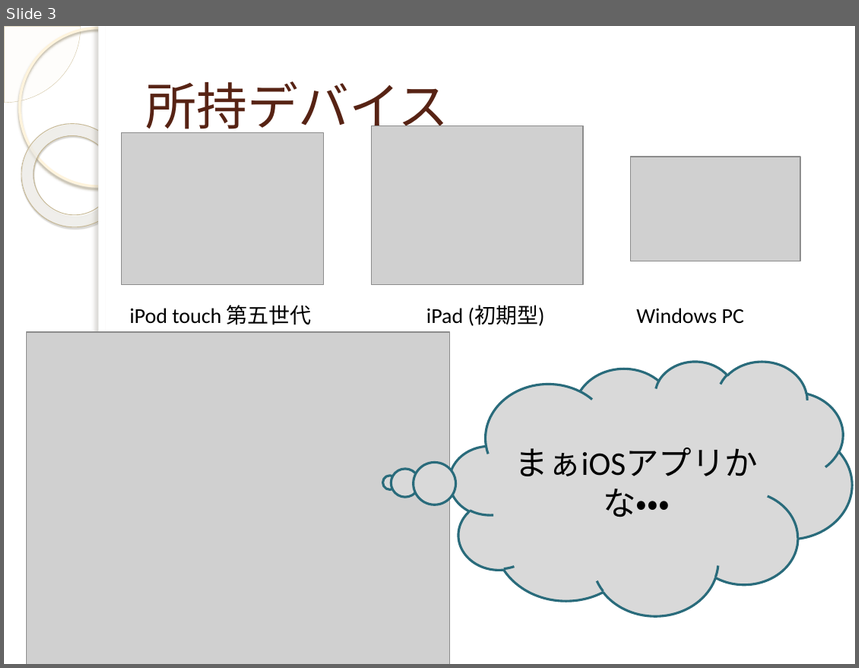
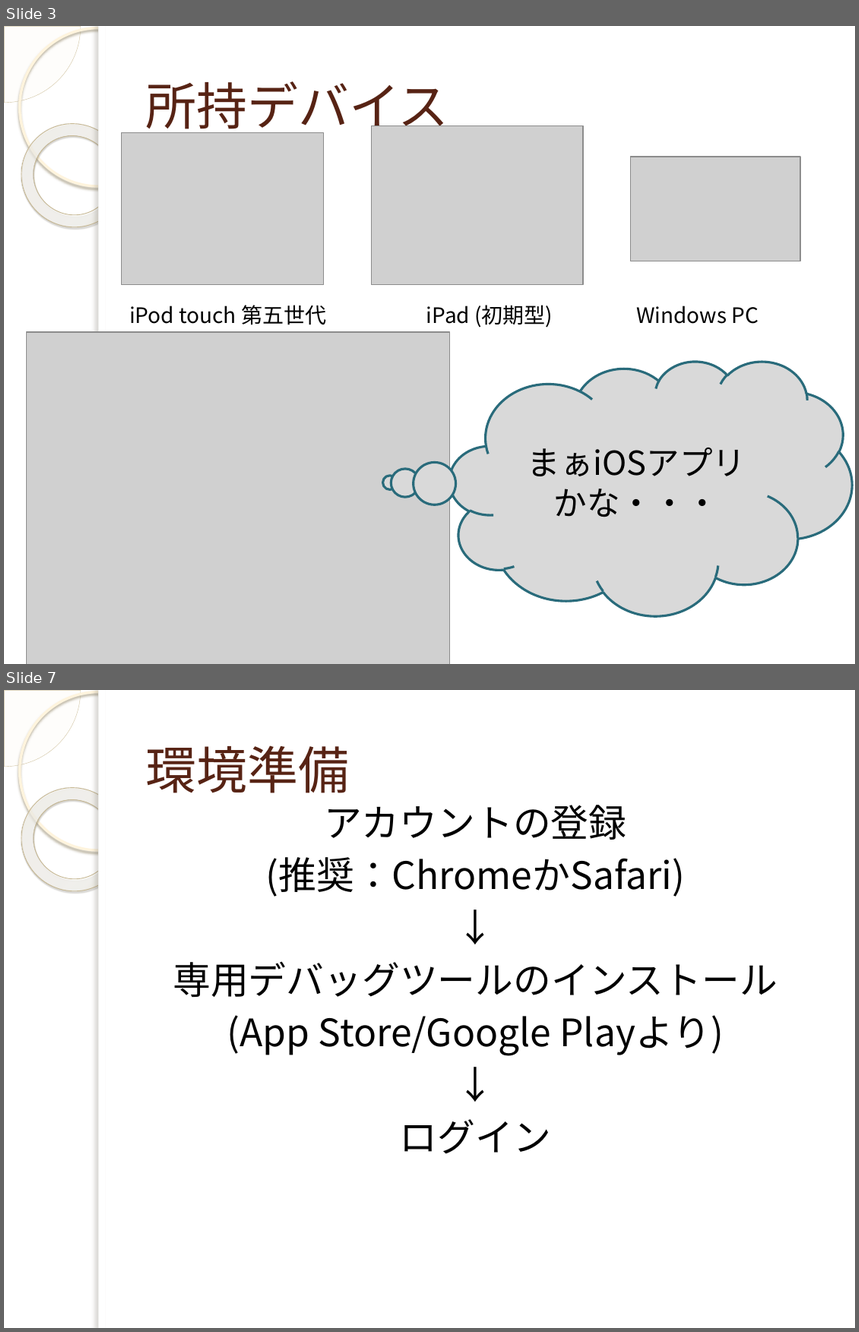
Before and after one commit to yuridonus/FEstudy, a slide deck: monaca.pptx. Shown one above the other, each under a label of ours: slide 3 before the commit, slides 3 and 7 after it; the slides between them are not shown. The pictures are 859x668 and 859x1332 pixels, drawn with LibreOffice and Linux fonts; fonts in the diff are those of the drawing; grey boxes stand for pictures; background and template pictures are left out. Boxes give left, top, right and bottom in pixels: in the first picture for what was removed or moved away, otherwise in the second. Text is boxed around its words. In the diff, an @@ line names an element or a change of style, - is before the commit and + after.

```diff
--- a/monaca.pptx
+++ b/monaca.pptx
@@ slide 7 added at (4, 690, 855, 1328), background picture (left out); not listed: 5 template elements that a slide beside it also shows @@
@@ title added at (146, 745, 349, 793), 43 pt, text #572314 @@
+環境準備
@@ text added at (173, 805, 778, 1154), 32 pt, text #000000 @@
+アカウントの登録
+(推奨：ChromeかSafari)
+↓
+専用デバッグツールのインストール
+(App Store/Google Playより)
+↓
+ログイン
@@ slide 3 changed as well @@
@@ font Calibri to Noto Sans CJK JP in 4 elements at (450, 361, 853, 616), (129, 305, 326, 325), (427, 305, 553, 328), (636, 306, 759, 324) @@
```
Also in this commit, not shown: 4 other slides changed, 7 other slides added, 10 slides removed.
